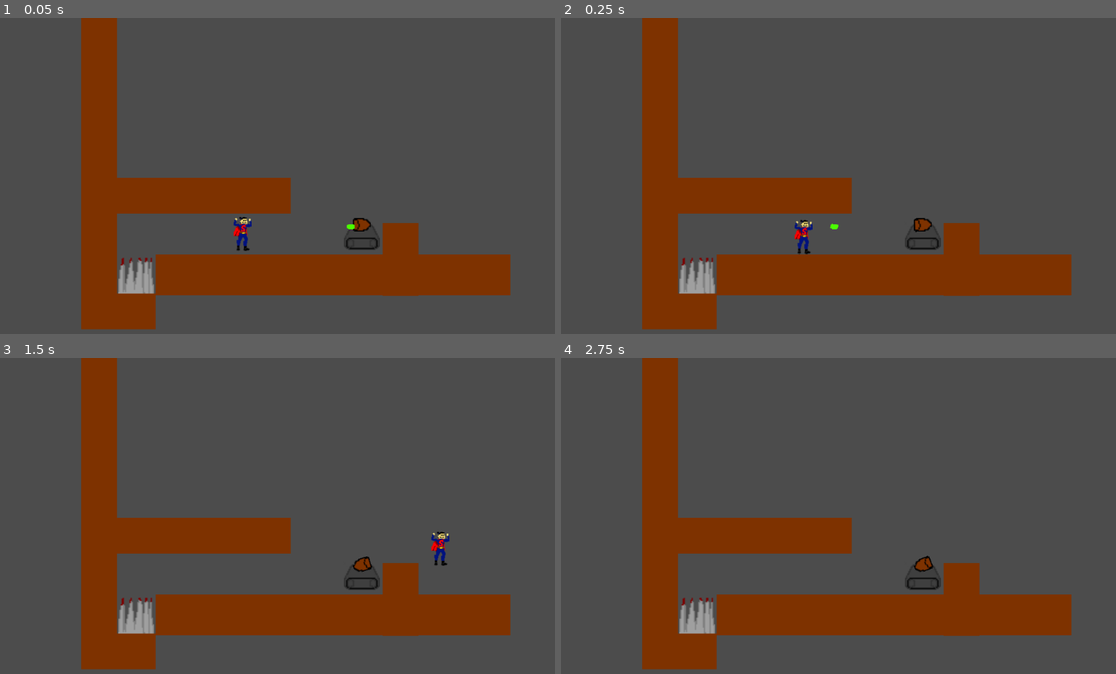
Above: before the commit, frames 1-4 (two rows, left to right).
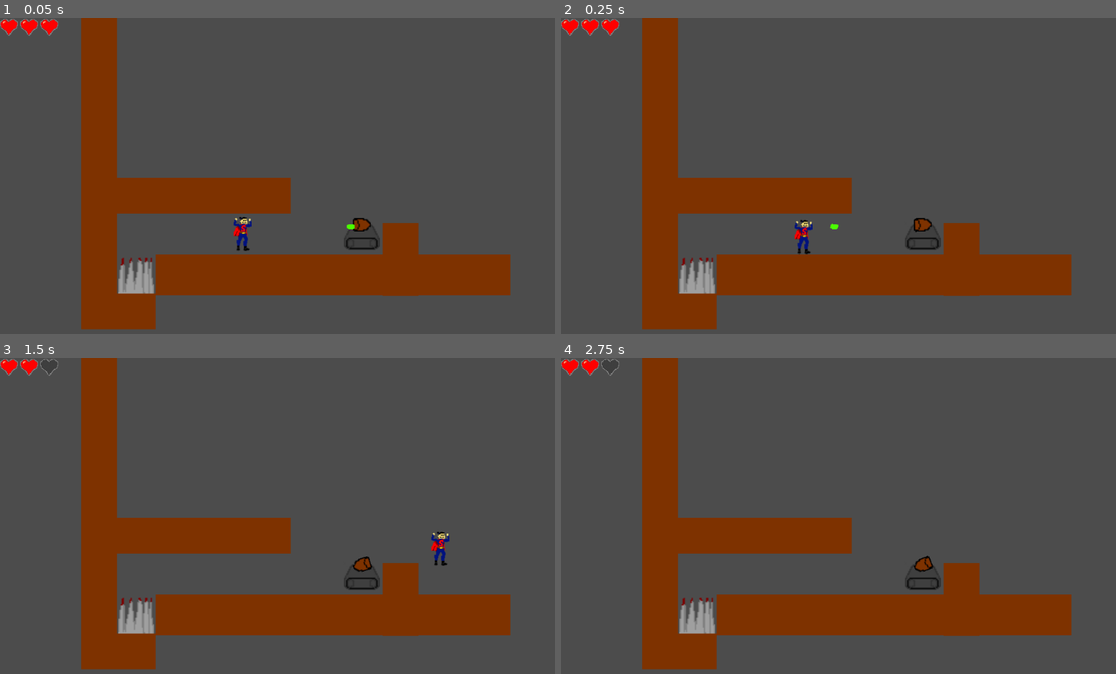
Above: after the commit, the same moments.

Repository: epielemeier/SacrificialSam
Game: Godot game, scene res://Level.tscn
Two runs of this game, one before a commit and one after it. Both use one fixed random seed, a clock stepped at 60 frames per second and the inputs below.
Inputs:
- Up to frame 1 (0.05 s): no input
- Up to frame 2 (0.25 s): no input
- Up to frame 3 (1.5 s): hold Z (dash) 0.53-1.28 s; hold Right (ui_right) from 0.53 s (still down); tap Space (ui_select) at 0.77 s; tap Z (dash) at 1.35 s
- Up to frame 4 (2.75 s): tap Space (ui_select) at 1.52 s; release Right (ui_right) at 2.03 s; hold Left (ui_left) from 2.03 s (still down); hold Z (dash) from 2.03 s (still down)

The runs differ from the first frame. In frame 1, 0.3% of the frame differs, in the area x 0-11%, y 0-6%; in frame 2, 0.3%; in frame 3, 0.2%; in frame 4, 0.2%.

Commit message:
Lose health and die on bullets

Diff:
--- a/Bullet.tscn
+++ b/Bullet.tscn
@@ -8,7 +8,7 @@
 custom_solver_bias = 0.0
 radius = 4.58446
 
-[node name="Bullet" type="RigidBody2D" index="0"]
+[node name="Bullet" type="RigidBody2D"]
 
 input_pickable = false
 collision_layer = 2
--- /dev/null
+++ b/HealthControl.gd
@@ -0,0 +1,34 @@
+extends HBoxContainer
+
+signal zero_health
+
+var health_amount = 3
+
+func _ready():
+	_set_health(3)
+
+func _get_heart_controls():
+	return [$HeartControl,$HeartControl2,$HeartControl3]
+
+func _set_health(amount):
+	var h = _get_heart_controls()
+	var i = 0
+	while amount >= 1:
+		h[i].set_full_heart()
+		amount -= 1
+		i += 1
+	if amount == .5:
+		h[i].set_half_heart()
+		i += 1
+	while i < h.size():
+		h[i].set_empty_heart()
+		i += 1
+
+func change_health(difference):
+	health_amount += difference
+	_set_health(health_amount)
+	if health_amount == 0:
+		emit_signal("zero_health")
+
+func get_health():
+	return health_amount
--- /dev/null
+++ b/HealthControl.tscn
@@ -0,0 +1,37 @@
+[gd_scene load_steps=3 format=2]
+
+[ext_resource path="res://HealthControl.gd" type="Script" id=1]
+[ext_resource path="res://HeartControl.tscn" type="PackedScene" id=2]
+
+[node name="HealthControl" type="HBoxContainer"]
+
+anchor_left = 0.0
+anchor_top = 0.0
+anchor_right = 0.0
+anchor_bottom = 0.0
+margin_right = 173.0
+margin_bottom = 40.0
+rect_pivot_offset = Vector2( 0, 0 )
+rect_clip_content = false
+mouse_filter = 1
+mouse_default_cursor_shape = 0
+size_flags_horizontal = 1
+size_flags_vertical = 1
+alignment = 0
+script = ExtResource( 1 )
+
+[node name="HeartControl" parent="." index="0" instance=ExtResource( 2 )]
+
+margin_bottom = 40.0
+
+[node name="HeartControl2" parent="." index="1" instance=ExtResource( 2 )]
+
+margin_left = 36.0
+margin_right = 68.0
+margin_bottom = 40.0
+
+[node name="HeartControl3" parent="." index="2" instance=ExtResource( 2 )]
+
+margin_left = 72.0
+margin_right = 104.0
+margin_bottom = 40.0
--- /dev/null
+++ b/HeartControl.gd
@@ -0,0 +1,23 @@
+extends Control
+
+# class member variables go here, for example:
+# var a = 2
+# var b = "textvar"
+
+func _ready():
+	set_full_heart()
+
+func set_full_heart():
+	$FullTexture.visible = true
+	$HalfTexture.visible = false
+	$EmptyTexture.visible = false
+
+func set_half_heart():
+	$FullTexture.visible = false
+	$HalfTexture.visible = true
+	$EmptyTexture.visible = false
+
+func set_empty_heart():
+	$FullTexture.visible = false
+	$HalfTexture.visible = false
+	$EmptyTexture.visible = true
--- /dev/null
+++ b/HeartControl.tscn
@@ -0,0 +1,78 @@
+[gd_scene load_steps=5 format=2]
+
+[ext_resource path="res://HeartControl.gd" type="Script" id=1]
+[ext_resource path="res://art/heart_full.png" type="Texture" id=2]
+[ext_resource path="res://art/heart_half.png" type="Texture" id=3]
+[ext_resource path="res://art/heart_empty.png" type="Texture" id=4]
+
+[node name="HeartControl" type="Control"]
+
+anchor_left = 0.0
+anchor_top = 0.0
+anchor_right = 0.0
+anchor_bottom = 0.0
+margin_right = 32.0
+margin_bottom = 32.0
+rect_min_size = Vector2( 32, 32 )
+rect_pivot_offset = Vector2( 0, 0 )
+rect_clip_content = false
+mouse_filter = 0
+mouse_default_cursor_shape = 0
+size_flags_horizontal = 1
+size_flags_vertical = 1
+script = ExtResource( 1 )
+_sections_unfolded = [ "Rect" ]
+
+[node name="FullTexture" type="TextureRect" parent="." index="0"]
+
+anchor_left = 0.0
+anchor_top = 0.0
+anchor_right = 0.0
+anchor_bottom = 0.0
+margin_right = 40.0
+margin_bottom = 40.0
+rect_pivot_offset = Vector2( 0, 0 )
+rect_clip_content = false
+mouse_filter = 1
+mouse_default_cursor_shape = 0
+size_flags_horizontal = 1
+size_flags_vertical = 1
+texture = ExtResource( 2 )
+stretch_mode = 0
+
+[node name="HalfTexture" type="TextureRect" parent="." index="1"]
+
+visible = false
+anchor_left = 0.0
+anchor_top = 0.0
+anchor_right = 0.0
+anchor_bottom = 0.0
+margin_right = 40.0
+margin_bottom = 40.0
+rect_pivot_offset = Vector2( 0, 0 )
+rect_clip_content = false
+mouse_filter = 1
+mouse_default_cursor_shape = 0
+size_flags_horizontal = 1
+size_flags_vertical = 1
+texture = ExtResource( 3 )
+stretch_mode = 0
+_sections_unfolded = [ "Visibility" ]
+
+[node name="EmptyTexture" type="TextureRect" parent="." index="2"]
+
+visible = false
+anchor_left = 0.0
+anchor_top = 0.0
+anchor_right = 0.0
+anchor_bottom = 0.0
+margin_right = 40.0
+margin_bottom = 40.0
+rect_pivot_offset = Vector2( 0, 0 )
+rect_clip_content = false
+mouse_filter = 1
+mouse_default_cursor_shape = 0
+size_flags_horizontal = 1
+size_flags_vertical = 1
+texture = ExtResource( 4 )
+stretch_mode = 0
--- a/Level.gd
+++ b/Level.gd
@@ -7,6 +7,8 @@
 func _ready():
 	for child in $Spikes.get_children():
 		child.connect("body_entered", self, "_on_Spikes_body_entered")
+	$Tank.connect("bullet_hit", self, "_on_Bullet_hit")
+	$HealthControl.connect("zero_health", self, "_on_HealthControl_zero_health")
 
 
 #func _process(delta):
@@ -16,4 +18,11 @@
 
 func _on_Spikes_body_entered(body):
 	if body == $Hero:
-		get_tree().reload_current_scene()
+		$HealthControl.change_health(-$HealthControl.get_health())
+
+func _on_Bullet_hit(body):
+	if body == $Hero:
+		$HealthControl.change_health(-0.5)
+
+func _on_HealthControl_zero_health():
+	get_tree().reload_current_scene()
--- a/Level.tscn
+++ b/Level.tscn
@@ -1,12 +1,13 @@
-[gd_scene load_steps=6 format=2]
+[gd_scene load_steps=7 format=2]
 
 [ext_resource path="res://Level.gd" type="Script" id=1]
 [ext_resource path="res://Hero.tscn" type="PackedScene" id=2]
 [ext_resource path="res://Tile.tscn" type="PackedScene" id=3]
 [ext_resource path="res://Spikes.tscn" type="PackedScene" id=4]
 [ext_resource path="res://Tank.tscn" type="PackedScene" id=5]
+[ext_resource path="res://HealthControl.tscn" type="PackedScene" id=6]
 
-[node name="Level" type="Node"]
+[node name="Level" type="Node" index="0"]
 
 script = ExtResource( 1 )
 
@@ -54,3 +55,5 @@
 [node name="Tank" parent="." index="3" instance=ExtResource( 5 )]
 
 position = Vector2( 645.992, 383.268 )
+
+[node name="HealthControl" parent="." index="4" instance=ExtResource( 6 )]
--- a/Tank.gd
+++ b/Tank.gd
@@ -1,6 +1,8 @@
 extends KinematicBody2D
 
 export (PackedScene) var Bullet
+
+signal bullet_hit
 
 var target
 var can_shoot = true
@@ -18,6 +20,7 @@
 
 func shoot(pos):
 	var b = Bullet.instance()
+	b.connect("body_entered", self, "_on_Bullet_body_entered")
 	var a = (pos - global_position).angle()
 	var offset = $Sprite/HeadSprite.position + Vector2(10,5)
 	b.start($Sprite/HeadSprite.to_global(offset), a + rand_range(-0.05, 0.05))
@@ -41,3 +44,6 @@
 
 func _on_ShootTimer_timeout():
 	can_shoot = true
+
+func _on_Bullet_body_entered(body):
+	emit_signal("bullet_hit", body)
Binary file added: art/heart_empty.png
Not shown, added: art/heart_empty.png.import
Binary file added: art/heart_full.png
Not shown, added: art/heart_full.png.import
Binary file added: art/heart_half.png
Not shown, added: art/heart_half.png.import
Not shown, added: art/heart_full.ora
Not shown, added: art/heart_half.ora
